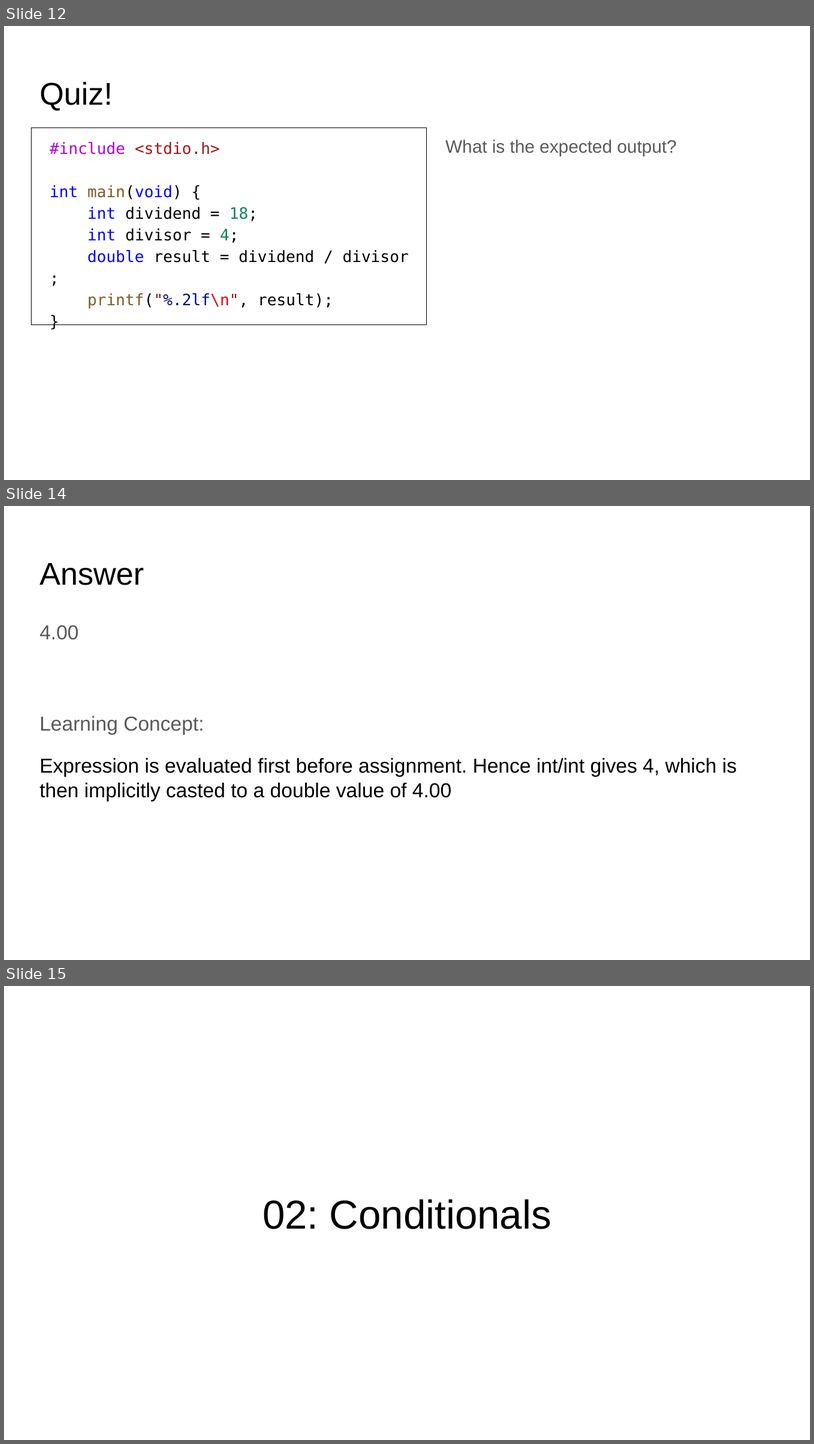
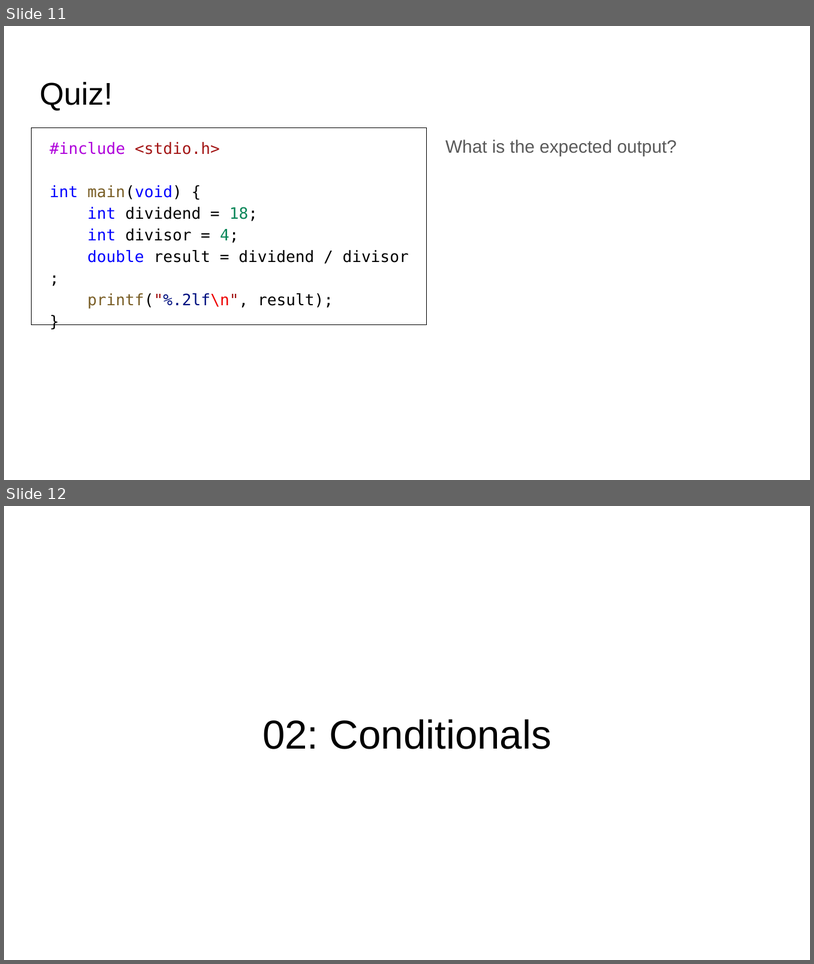
Before and after one commit to CA-run-2021-2022/CS101-code-clinic-1, a slide deck: Slides.pptx. Shown one above the other, each under a label of ours: slides 12, 14 and 15 before the commit, slides 11 and 12 after it; the slides between them are not shown. The pictures are 814x1444 and 814x964 pixels, drawn with LibreOffice and Linux fonts; fonts in the diff are those of the drawing. Boxes give left, top, right and bottom in pixels: in the first picture for what was removed or moved away, otherwise in the second. Text is boxed around its words. In the diff, an @@ line names an element or a change of style, - is before the commit and + after.

```diff
--- a/Slides.pptx
+++ b/Slides.pptx
@@ slide 14 removed at (4, 506, 810, 960), background #FFFFFF @@
@@ title removed at (39, 563, 144, 585) @@
-Answer
@@ text removed at (39, 625, 737, 801) @@
-4.00
-Learning Concept:
-Expression is evaluated first before assignment. Hence int/int gives 4, which is then implicitly casted to a double value of 4.00
@@ what was slide 12 is now slide 11 @@
@@ what was slide 15 is now slide 12 @@
```
Also in this commit, not shown: 8 other slides removed.
